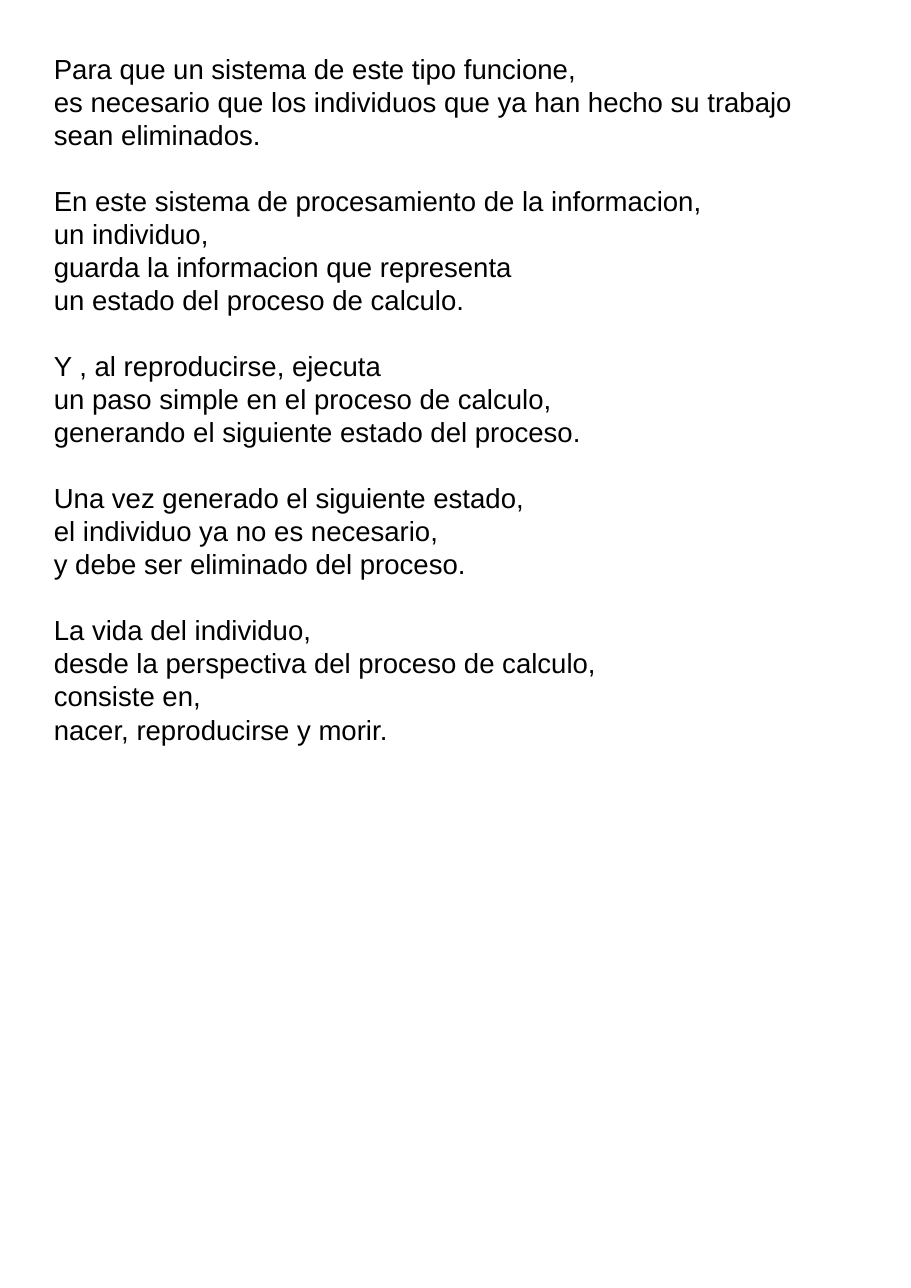
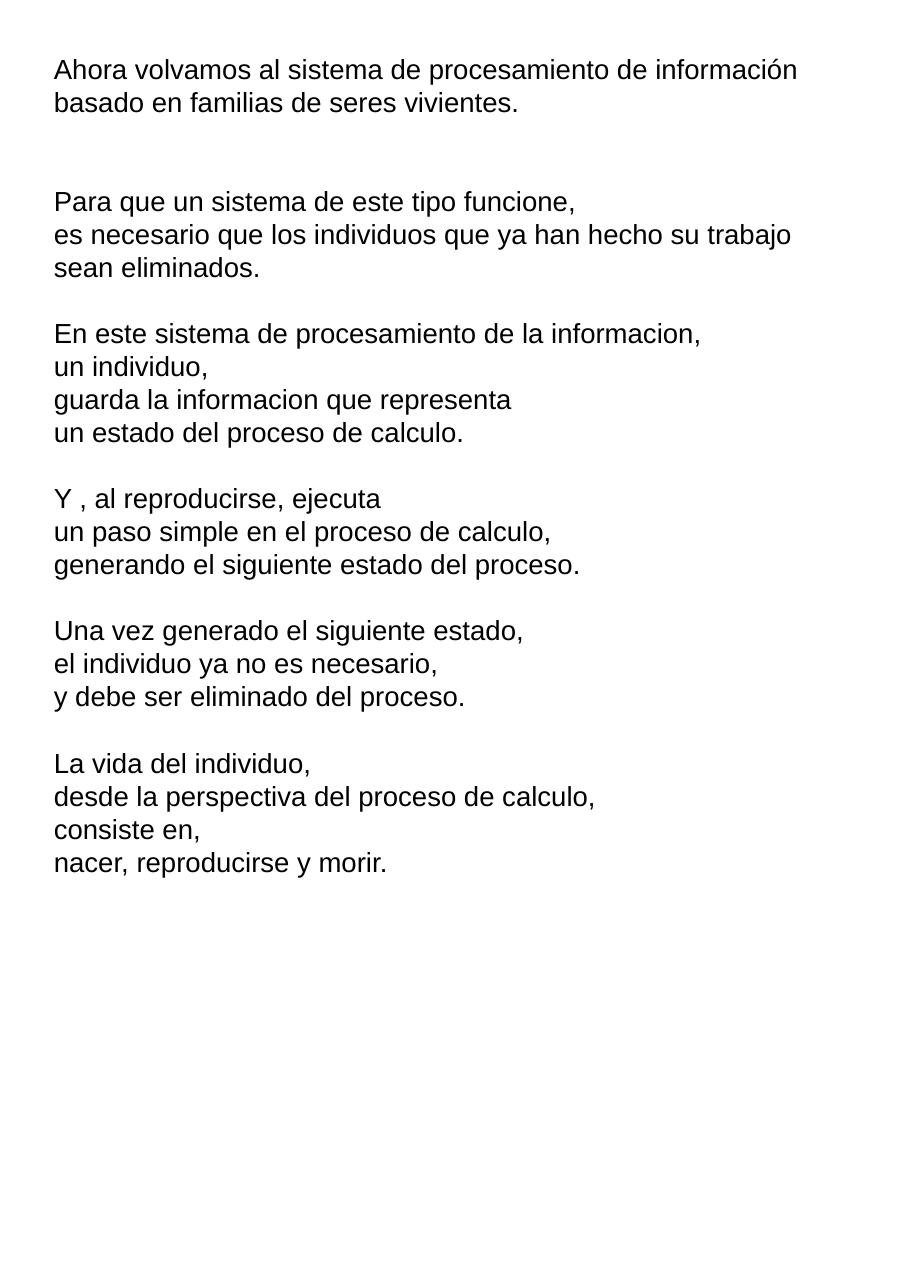
Before and after one commit to fabhrius/La-Cosa, a slide deck: slide 8 of capitulos/Poda/La Poda.odp (slide 2 before the commit). Drawn at 911x1288 pixels with LibreOffice and Linux fonts; fonts in the diff are those of the drawing. Boxes give left, top, right and bottom in pixels: in the first picture for what was removed or moved away, otherwise in the second. Text is boxed around its words. In the diff, an @@ line names an element or a change of style, - is before the commit and + after.

```diff
--- a/capitulos/Poda/La Poda.odp
+++ b/capitulos/Poda/La Poda.odp
@@ text at (54, 58, 797, 113): paragraph added @@
+Ahora volvamos al sistema de procesamiento de información basado en familias de seres vivientes.
```
Also in this commit, not shown: 8 slides added, 9 slides removed, 1 other file.
